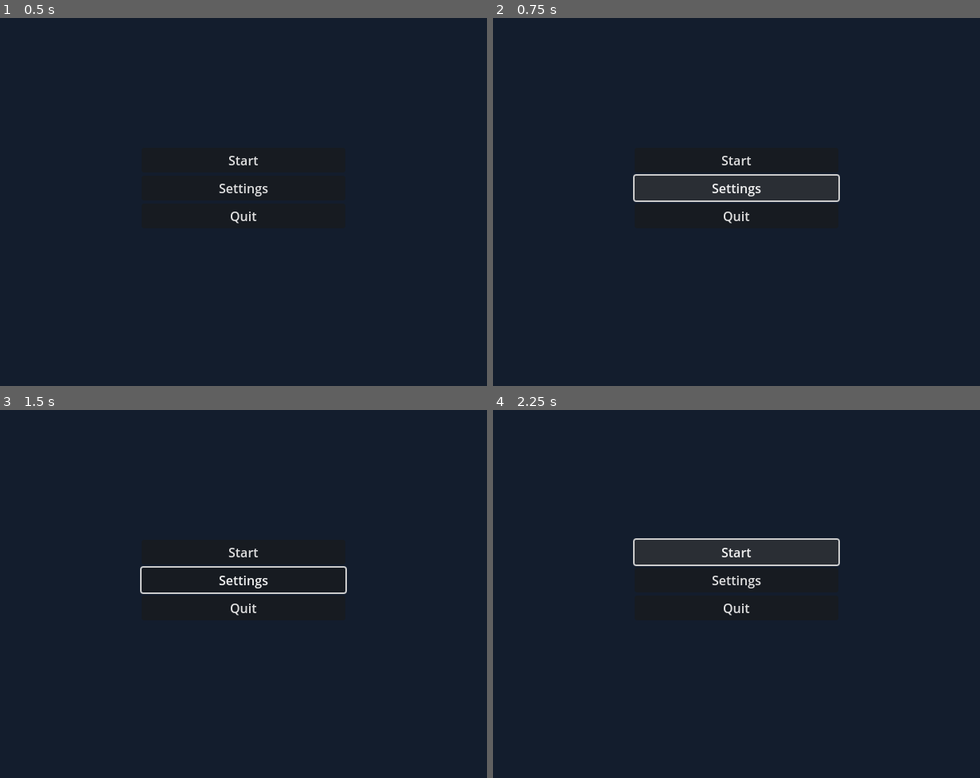
Above: before the commit, frames 1-4 (two rows, left to right).
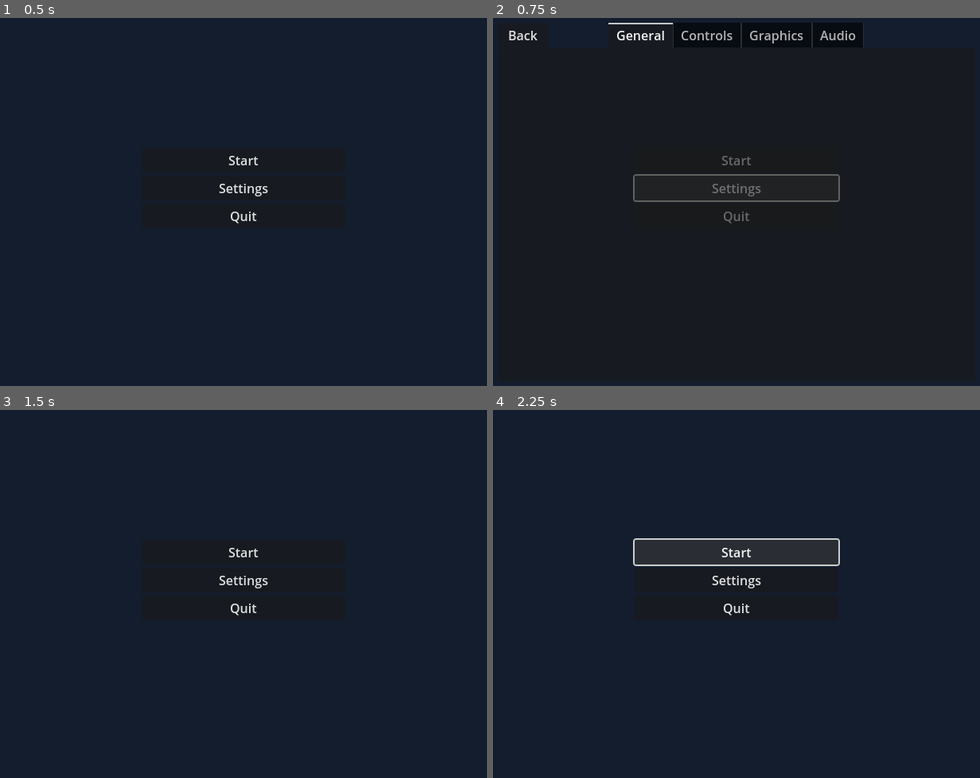
Above: after the commit, the same moments.

Repository: lilboyspirit/outlandish
Game: Godot game, scene res://scenes/menus/main_menu.tscn
The game is run twice, just before and just after one commit, with the same random seed, the same clock (stepped at 60 frames per second) and the same inputs.
Inputs (mouse positions are in pixels of both pictures, inside the frame that each line leads up to):
- Up to frame 1 (0.5 s): no input
- Up to frame 2 (0.75 s): click "Settings" at 0.5 s
- Up to frame 3 (1.5 s): click (29, 428) at 1.25 s, where only the run after the commit has a clickable "Back"
- Up to frame 4 (2.25 s): click "Start" at 2 s

Frame 1 is identical in both runs. In frame 2, 3.5% of the frame differs, in the area x 3-77%, y 1-56%; in frame 3, 0.4%; in frame 4, nothing differs.

Commit message:
add settings menu

Diff:
--- /dev/null
+++ b/scenes/menus/game_settings_tab.tscn
@@ -0,0 +1,20 @@
+[gd_scene format=3 uid="uid://b4rg2lv1cicd6"]
+
+[node name="Game" type="TabBar"]
+visible = false
+
+[node name="HBoxContainer" type="HBoxContainer" parent="."]
+layout_mode = 1
+anchors_preset = 15
+anchor_right = 1.0
+anchor_bottom = 1.0
+grow_horizontal = 2
+grow_vertical = 2
+
+[node name="VBoxContainer" type="VBoxContainer" parent="HBoxContainer"]
+layout_mode = 2
+size_flags_horizontal = 3
+
+[node name="VBoxContainer2" type="VBoxContainer" parent="HBoxContainer"]
+layout_mode = 2
+size_flags_horizontal = 3
--- /dev/null
+++ b/scenes/menus/settings_menu.tscn
@@ -0,0 +1,118 @@
+[gd_scene load_steps=2 format=3 uid="uid://cdc3e8by07cis"]
+
+[ext_resource type="Script" path="res://scripts/menus/settings_menu.gd" id="1_7116j"]
+
+[node name="settings_menu" type="Node"]
+script = ExtResource("1_7116j")
+
+[node name="TabContainer" type="TabContainer" parent="."]
+custom_minimum_size = Vector2(600, 450)
+anchors_preset = 8
+anchor_left = 0.5
+anchor_top = 0.5
+anchor_right = 0.5
+anchor_bottom = 0.5
+offset_left = -300.0
+offset_top = -225.0
+offset_right = 300.0
+offset_bottom = 225.0
+grow_horizontal = 2
+grow_vertical = 2
+tab_alignment = 1
+all_tabs_in_front = true
+
+[node name="General" type="TabBar" parent="TabContainer"]
+layout_mode = 2
+
+[node name="HBoxContainer" type="HBoxContainer" parent="TabContainer/General"]
+layout_mode = 1
+anchors_preset = 15
+anchor_right = 1.0
+anchor_bottom = 1.0
+grow_horizontal = 2
+grow_vertical = 2
+
+[node name="VBoxContainer" type="VBoxContainer" parent="TabContainer/General/HBoxContainer"]
+layout_mode = 2
+size_flags_horizontal = 3
+
+[node name="VBoxContainer2" type="VBoxContainer" parent="TabContainer/General/HBoxContainer"]
+layout_mode = 2
+size_flags_horizontal = 3
+
+[node name="Controls" type="TabBar" parent="TabContainer"]
+visible = false
+layout_mode = 2
+
+[node name="HBoxContainer" type="HBoxContainer" parent="TabContainer/Controls"]
+layout_mode = 1
+anchors_preset = 15
+anchor_right = 1.0
+anchor_bottom = 1.0
+grow_horizontal = 2
+grow_vertical = 2
+
+[node name="VBoxContainer" type="VBoxContainer" parent="TabContainer/Controls/HBoxContainer"]
+layout_mode = 2
+size_flags_horizontal = 3
+
+[node name="VBoxContainer2" type="VBoxContainer" parent="TabContainer/Controls/HBoxContainer"]
+layout_mode = 2
+size_flags_horizontal = 3
+
+[node name="Graphics" type="TabBar" parent="TabContainer"]
+visible = false
+layout_mode = 2
+
+[node name="HBoxContainer" type="HBoxContainer" parent="TabContainer/Graphics"]
+layout_mode = 1
+anchors_preset = 15
+anchor_right = 1.0
+anchor_bottom = 1.0
+grow_horizontal = 2
+grow_vertical = 2
+
+[node name="VBoxContainer" type="VBoxContainer" parent="TabContainer/Graphics/HBoxContainer"]
+layout_mode = 2
+size_flags_horizontal = 3
+
+[node name="VBoxContainer2" type="VBoxContainer" parent="TabContainer/Graphics/HBoxContainer"]
+layout_mode = 2
+size_flags_horizontal = 3
+
+[node name="Audio" type="TabBar" parent="TabContainer"]
+visible = false
+layout_mode = 2
+
+[node name="HBoxContainer" type="HBoxContainer" parent="TabContainer/Audio"]
+layout_mode = 1
+anchors_preset = 15
+anchor_right = 1.0
+anchor_bottom = 1.0
+grow_horizontal = 2
+grow_vertical = 2
+
+[node name="VBoxContainer" type="VBoxContainer" parent="TabContainer/Audio/HBoxContainer"]
+layout_mode = 2
+size_flags_horizontal = 3
+
+[node name="VBoxContainer2" type="VBoxContainer" parent="TabContainer/Audio/HBoxContainer"]
+layout_mode = 2
+size_flags_horizontal = 3
+
+[node name="back" type="Button" parent="."]
+custom_minimum_size = Vector2(64, 0)
+anchors_preset = 8
+anchor_left = 0.5
+anchor_top = 0.5
+anchor_right = 0.5
+anchor_bottom = 0.5
+offset_left = -300.0
+offset_top = -225.0
+offset_right = -236.0
+offset_bottom = -194.0
+grow_horizontal = 2
+grow_vertical = 2
+text = "Back"
+
+[connection signal="pressed" from="back" to="." method="_on_back"]
--- a/scripts/menus/main_menu.gd
+++ b/scripts/menus/main_menu.gd
@@ -1,4 +1,7 @@
 extends Node
+
+
+var settings_menu = preload("res://scenes/menus/settings_menu.tscn")
 
 
 func _input(event: InputEvent):
@@ -12,7 +15,8 @@
 
 
 func _on_settings():
-	pass # Replace with function body.
+	if !has_node("settings_menu"):
+		add_child(settings_menu.instantiate())
 
 
 func _on_quit():
--- /dev/null
+++ b/scripts/menus/settings_menu.gd
@@ -0,0 +1,25 @@
+extends Node
+
+
+var in_game : bool = false
+var game_tab := preload("res://scenes/menus/game_settings_tab.tscn")
+
+
+func _ready():
+	if in_game:
+		# TODO: adjust game settings based on game data
+		$TabContainer.add_child(game_tab.instantiate())
+
+	# TODO: load saved settigns
+	# TODO: adjust settings based on saved settings
+
+
+func _input(event: InputEvent):
+	if event.is_action_pressed("ui_cancel"):
+		get_viewport().set_input_as_handled()
+		_on_back()
+
+
+func _on_back():
+	# TODO: save settings
+	queue_free()
